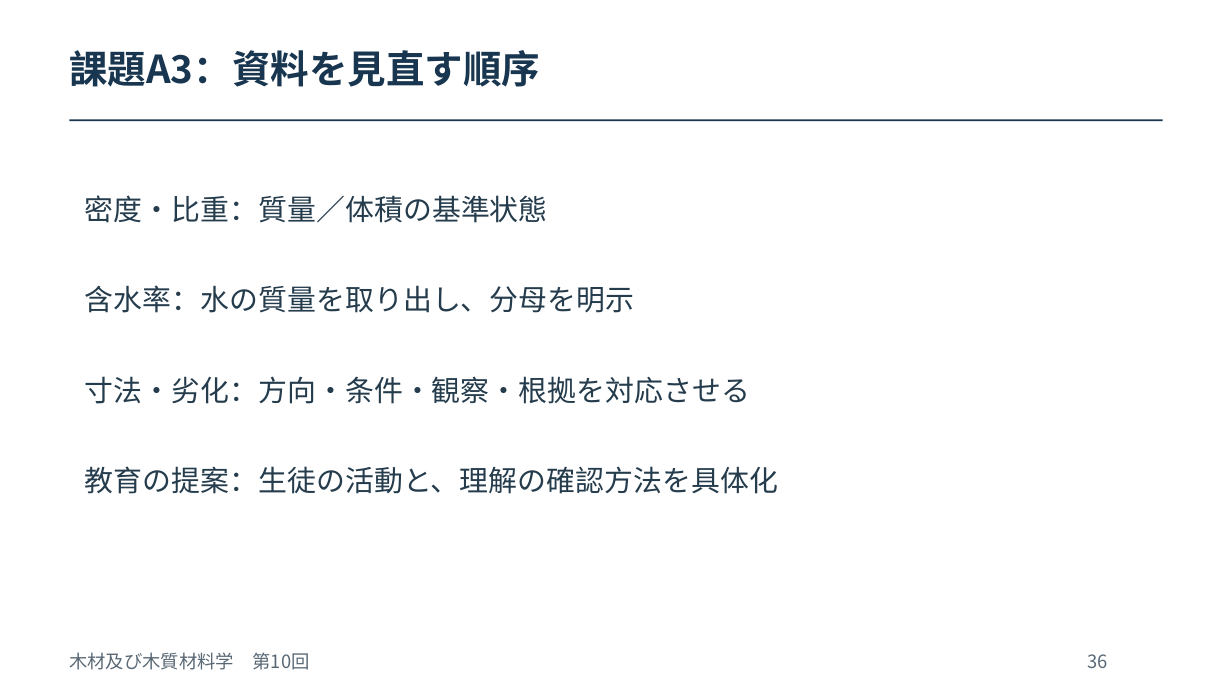
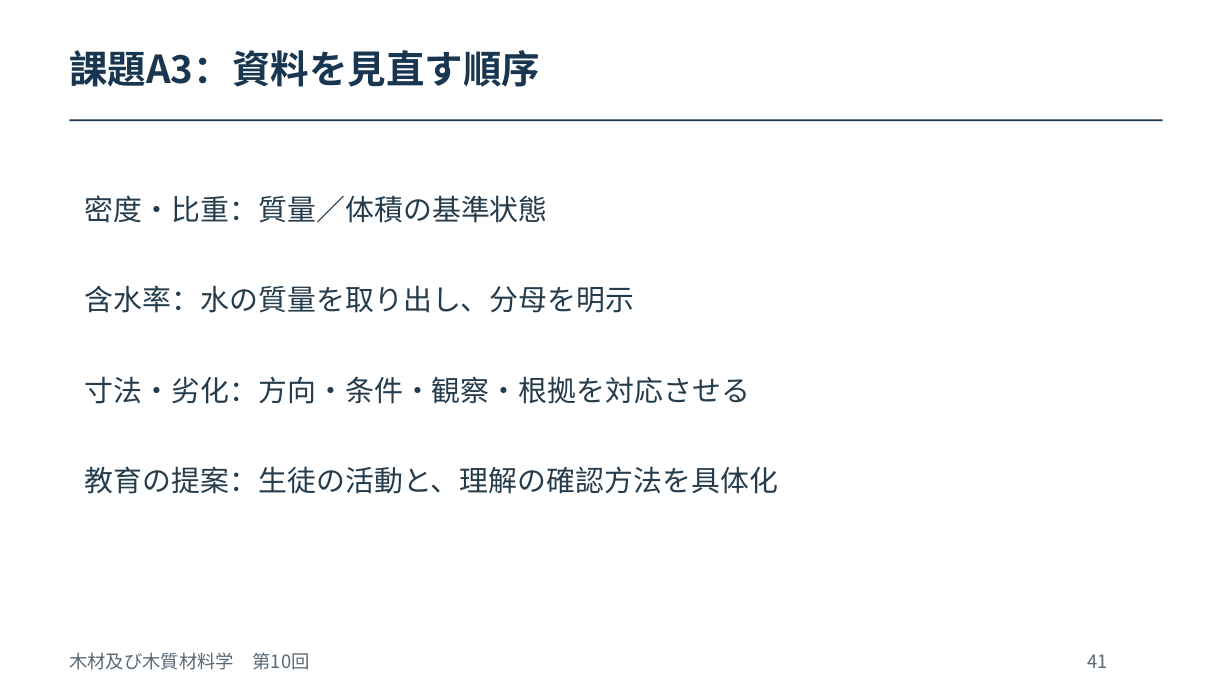
Before and after one commit to zooc-14calbp/wood-science-course, a slide deck: slide 41 of 第10回/10_オンデマンド_授業スライド.pptx (slide 36 before the commit). Drawn at 1232x693 pixels with LibreOffice and Linux fonts; fonts in the diff are those of the drawing. Boxes give left, top, right and bottom in pixels: in the first picture for what was removed or moved away, otherwise in the second. Text is boxed around its words. In the diff, an @@ line names an element or a change of style, - is before the commit and + after.

```diff
--- a/第10回/10_オンデマンド_授業スライド.pptx
+++ b/第10回/10_オンデマンド_授業スライド.pptx
@@ text at (x1=1088, y1=654, x2=1108, y2=668): text changed @@
-36
+41
```
Also in this commit, not shown: 18 other slides changed, 5 slides added, 20 other files.
